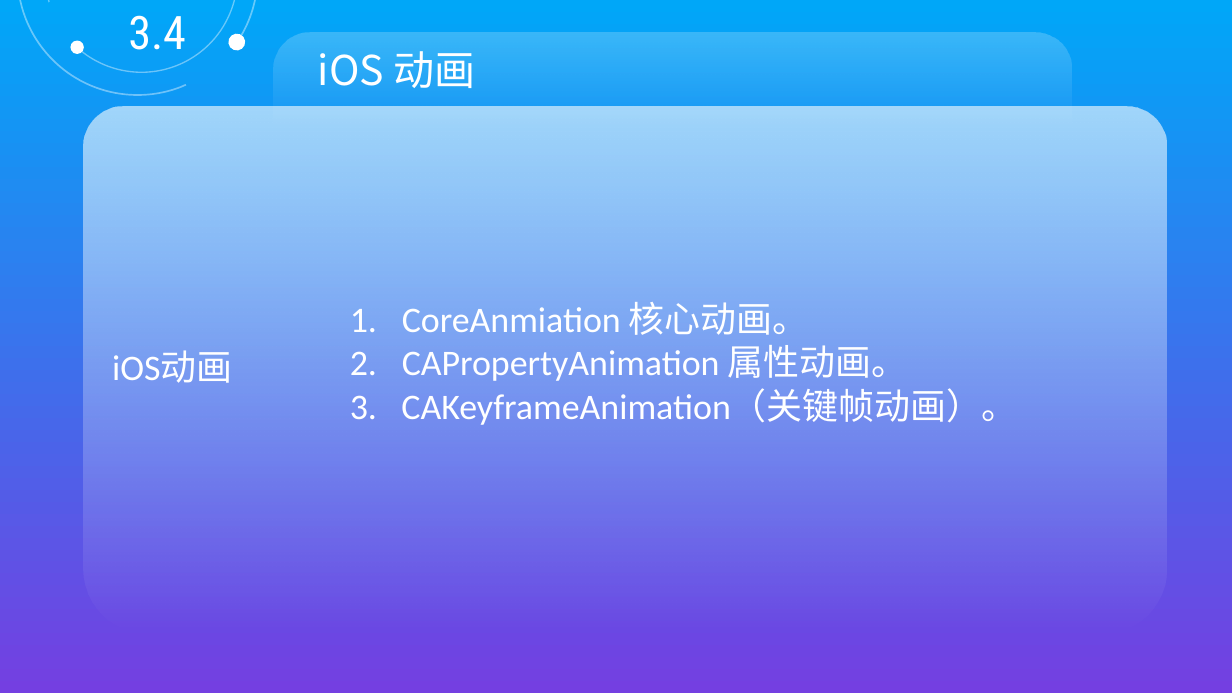
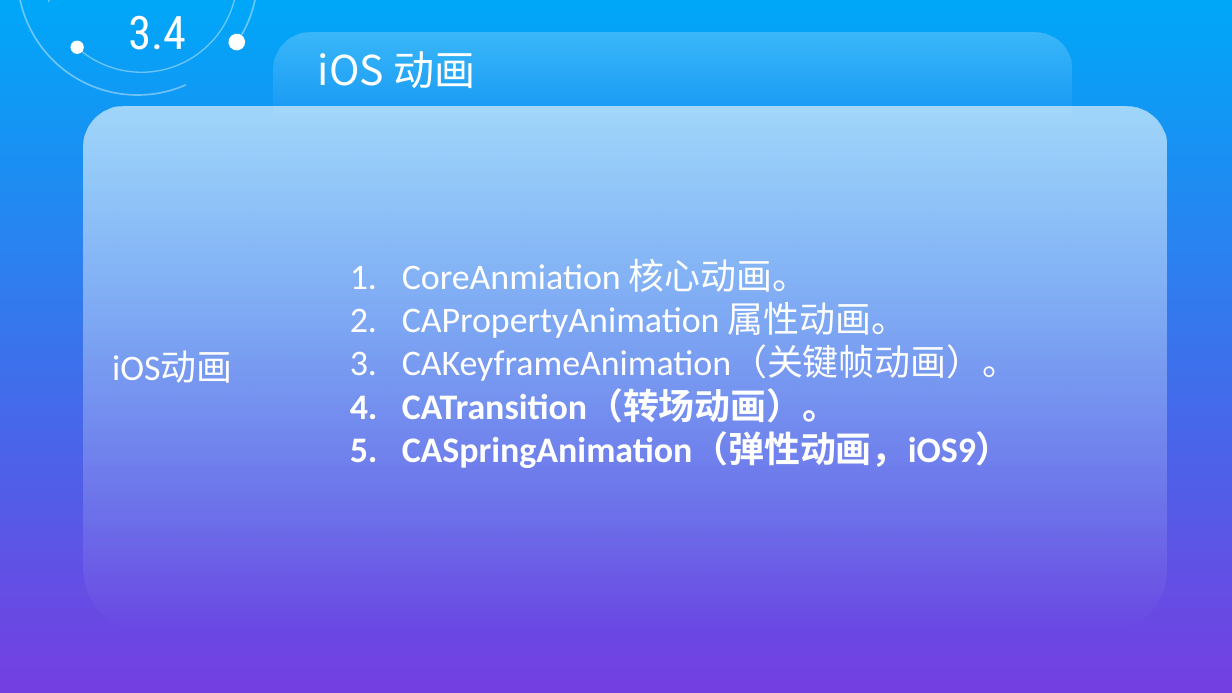
Before and after one commit to GeorgeGod/PPT, a slide deck: slide 29 of iOSTalk.pptx (slide 27 before the commit). Drawn at 1232x693 pixels with LibreOffice and Linux fonts; fonts in the diff are those of the drawing. Boxes give left, top, right and bottom in pixels: in the first picture for what was removed or moved away, otherwise in the second. Text is boxed around its words. In the diff, an @@ line names an element or a change of style, - is before the commit and + after.

Commit message:
添加动画内容

```diff
--- a/iOSTalk.pptx
+++ b/iOSTalk.pptx
@@ text at (x1=402, y1=346, x2=1019, y2=468): text changed; bold on @@
-3. CAKeyframeAnimation（关键帧动画）。
+3. CAKeyframeAnimation（关键帧动画）。
+4. CATransition（转场动画）。
+5. CASpringAnimation（弹性动画，iOS9）
```
Also in this commit, not shown: 3 slides added.
